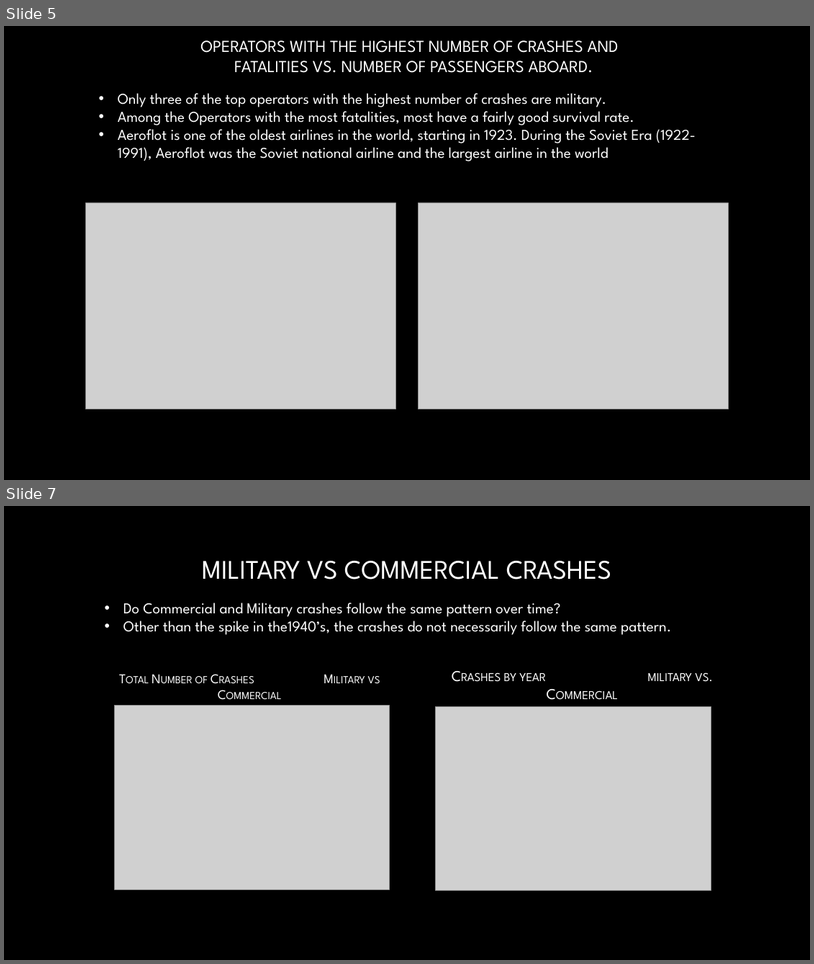
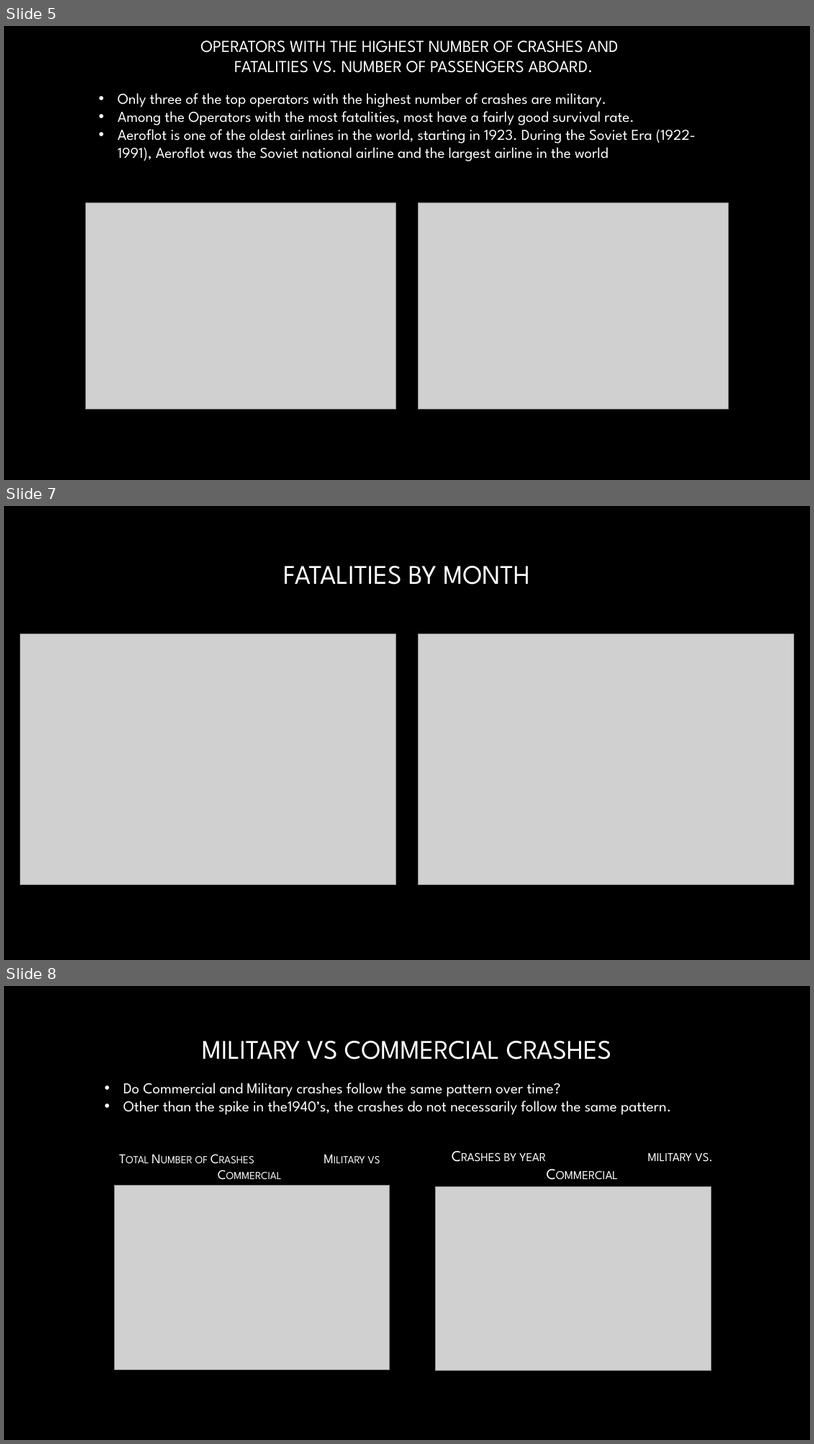
Before and after one commit to LauraJ3053/Project_01, a slide deck: Airplane_Crashes/Project 1 Presentation.pptx. Shown one above the other, each under a label of ours: slides 5 and 7 before the commit, slides 5, 7 and 8 after it; the slides between them are not shown. The pictures are 814x964 and 814x1444 pixels, drawn with LibreOffice and Linux fonts; fonts in the diff are those of the drawing; grey boxes stand for pictures; background and template pictures are left out. Boxes give left, top, right and bottom in pixels: in the first picture for what was removed or moved away, otherwise in the second. Text is boxed around its words. In the diff, an @@ line names an element or a change of style, - is before the commit and + after.

```diff
--- a/Airplane_Crashes/Project 1 Presentation.pptx
+++ b/Airplane_Crashes/Project 1 Presentation.pptx
@@ slide 7 added at (4, 506, 810, 960), background picture (left out) @@
@@ title added at (283, 566, 530, 584), 32 pt, text gradient #FFFFFF to #A6A6A6 @@
+FATALITIES BY MONTH
@@ picture added at (21, 634, 396, 885) @@
@@ picture added at (419, 634, 795, 885) @@
@@ what was slide 7 is now slide 8 @@
```
Also in this commit, not shown: 3 slides changed, 2 other slides added, 6 other files.
